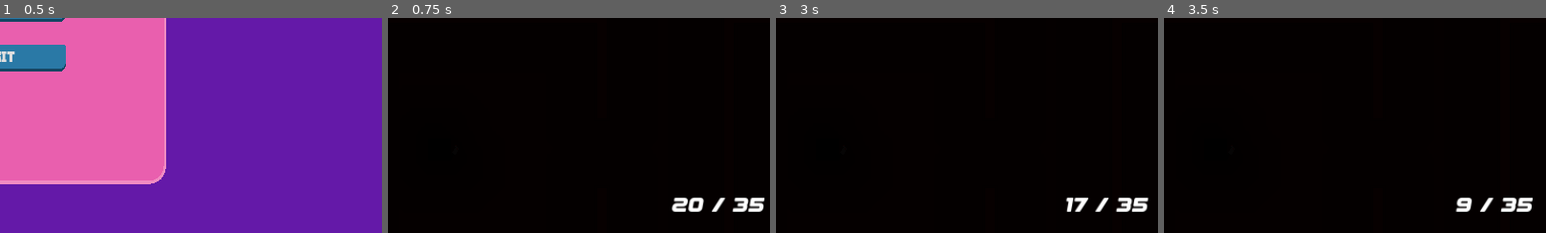
Above: before the commit, frames 1-4 (left to right).
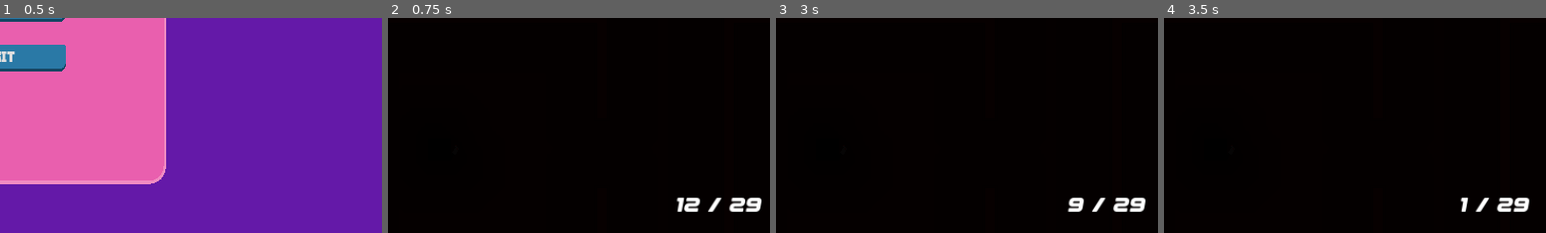
Above: after the commit, the same moments.

Repository: DarioTBZ/Projekt_Godot
Game: Godot game, scene res://scenes/menu.tscn
Same seed, same stepped clock (60 frames per second), same inputs: the game is played once before the commit and once after it.
Inputs (mouse positions are % of the whole screen's width and height, from its top left):
- Up to frame 1 (0.5 s): no input
- Up to frame 2 (0.75 s): click "PLAY" at 0.5 s
- Up to frame 3 (3 s): tap Enter at 1.25 s; move the mouse to (72, 45) at 1.27 s; hold D (right) 1.28-2.03 s; tap Space (mine) at 1.35, 2, 2.1 s; move the mouse to (30, 55) at 2.02 s; hold S (down) 2.03-2.78 s; move the mouse to (60, 28) at 2.77 s; press the mouse at (60, 28) at 2.78 s; hold D (right) from 2.78 s (still down)
- Up to frame 4 (3.5 s): keep holding D (right); tap Space (mine) at 3.05 s
The pictures show only the part of the screen within x 50-100%, y 50-100%; the shares and areas given below are measured in that part.

Frame 1 is identical in both runs. In frame 2, 1.0% of the frame differs, in the area x 74-99%, y 83-91%; in frame 3, 0.7%; in frame 4, 0.8%.

Commit message:
more cleanup

Diff:
--- a/Action_Arena/scenes/main.tscn
+++ b/Action_Arena/scenes/main.tscn
@@ -15,6 +15,7 @@
 [ext_resource type="PackedScene" uid="uid://dtlphuykdjudp" path="res://scenes/enemy.tscn" id="12_pp640"]
 [ext_resource type="PackedScene" uid="uid://dcdpafr5wa6jt" path="res://scenes/ammunition.tscn" id="13_n5apa"]
 [ext_resource type="PackedScene" uid="uid://cfyowgp5bx4jv" path="res://scenes/deathscreen.tscn" id="15_cjm1m"]
+[ext_resource type="PackedScene" uid="uid://s7sy2ebvysns" path="res://scenes/mine.tscn" id="15_tgklr"]
 
 [sub_resource type="Environment" id="Environment_1naow"]
 background_mode = 3
@@ -304,6 +305,9 @@
 [node name="Ammunition2" parent="Items" instance=ExtResource("13_n5apa")]
 position = Vector2(894, 616)
 
+[node name="Area2D" parent="Items" instance=ExtResource("15_tgklr")]
+visible = false
+
 [node name="Player" parent="." instance=ExtResource("1_1lbhq")]
 position = Vector2(177, 517)
 
--- a/Action_Arena/scenes/mine.tscn
+++ b/Action_Arena/scenes/mine.tscn
@@ -45,7 +45,7 @@
 [sub_resource type="CircleShape2D" id="CircleShape2D_0potk"]
 radius = 45.0
 
-[node name="Area2D" type="Area2D"]
+[node name="Mine" type="Area2D"]
 collision_layer = 16
 collision_mask = 2
 script = ExtResource("1_pl8i1")
--- a/Action_Arena/scripts/gun.gd
+++ b/Action_Arena/scripts/gun.gd
@@ -3,9 +3,9 @@
 @onready var Cooldown = $Cooldown
 @onready var shooting_point = $ShootingPoint
 
-var ammo: int = 35
-var mag_size: int = 20
-var mag_amount: int = 20
+var ammo: int = 29
+var mag_size: int = 12
+var mag_amount: int = 12
 var gun_ready = true
 
 var fire_rate = 0.06
--- a/Action_Arena/scripts/player.gd
+++ b/Action_Arena/scripts/player.gd
@@ -11,6 +11,7 @@
 var total_mines = 3
 var coin_amount: int
 var high_score: int
+var item = null
 
 const MINE = preload("res://scenes/mine.tscn")
 
@@ -45,12 +46,14 @@
 
 
 	if Input.is_action_just_pressed("mine") && total_mines > 0:
-		var instance = MINE.instantiate()
-		instance.global_position = global_position
-		var item_place_mine = get_tree().get_nodes_in_group("items")[0]
-		item_place_mine.add_child(instance)
-		total_mines -= 1
+		mines()
 
+func mines():
+	var instance = MINE.instantiate()
+	instance.global_position = self.global_position
+	var item_place_mine = get_tree().get_nodes_in_group("items")[0]
+	item_place_mine.add_child(instance)
+	total_mines -= 1
 
 func take_damage(enemy_damage):
 	health -= enemy_damage
Not shown: 1 places in Action_Arena/scenes/main.tscn that only renumber resources
